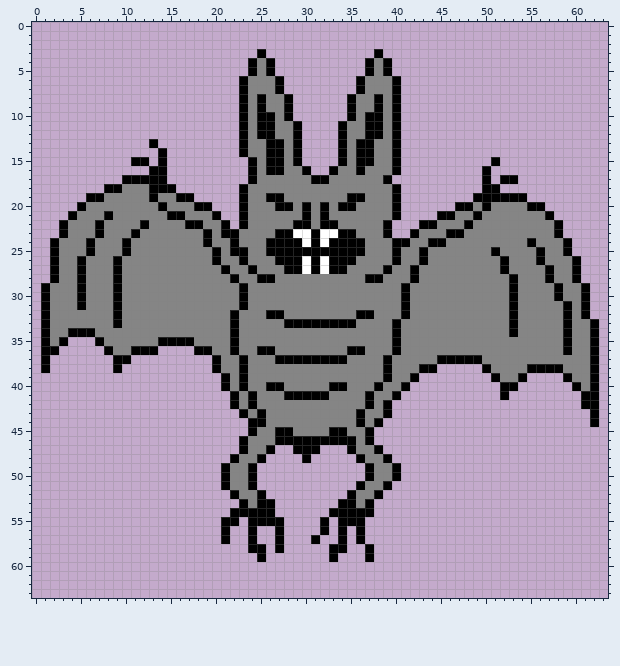
Edited in one commit: pixel-art sprite (CandleLight/Assets/Resources/Sprites/Monsters/GreyWastes/VampireBat.png). That is the earlier state.
The file is 128x128 pixels, drawn in blocks of 2x2; one block is one cell here.
After the commit:
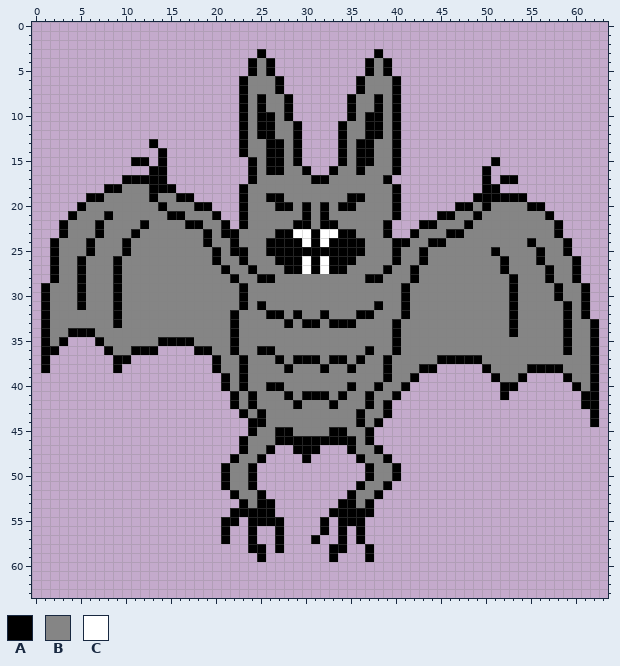
Palette (. is transparent): A #000000  B #858585  C #ffffff
What changed:
y 31: x 25 B -> A; x 38 B -> A
y 32: x 29 B -> A; x 32 B -> A
y 33: x 29 A -> B; x 32 A -> B
y 36: x 35..37 AAB -> BBA
y 37: x 28 A -> B; x 32 A -> B; x 36 B -> A
y 38: x 28 B -> A; x 32 B -> A; x 35 B -> A
y 40: x 33..35 AAB -> BBA
y 41: x 29 A -> B; x 34 B -> A
y 42: x 29 B -> A; x 33 B -> A
Changed places in both pictures, as pixel boxes (x1, y1, x2, y2):
changed: (257, 301, 374, 409)
changed: (374, 301, 383, 310)
